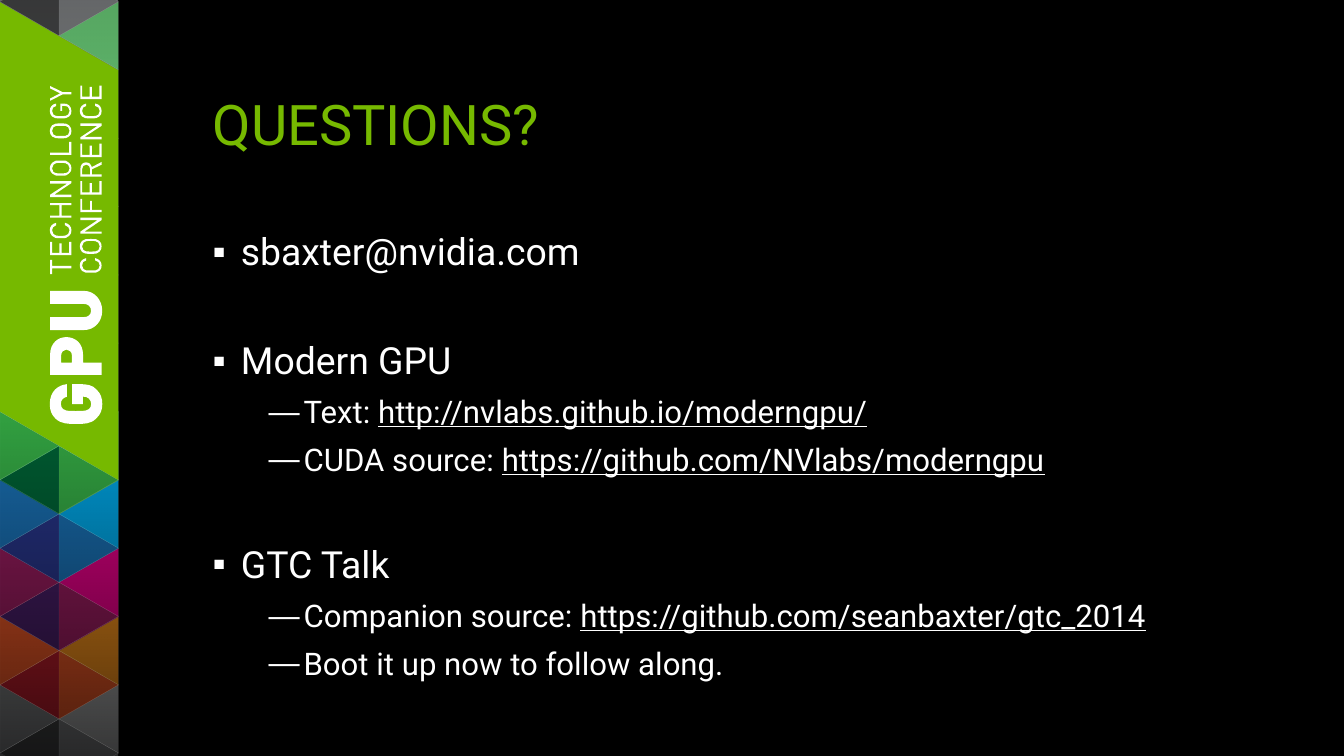
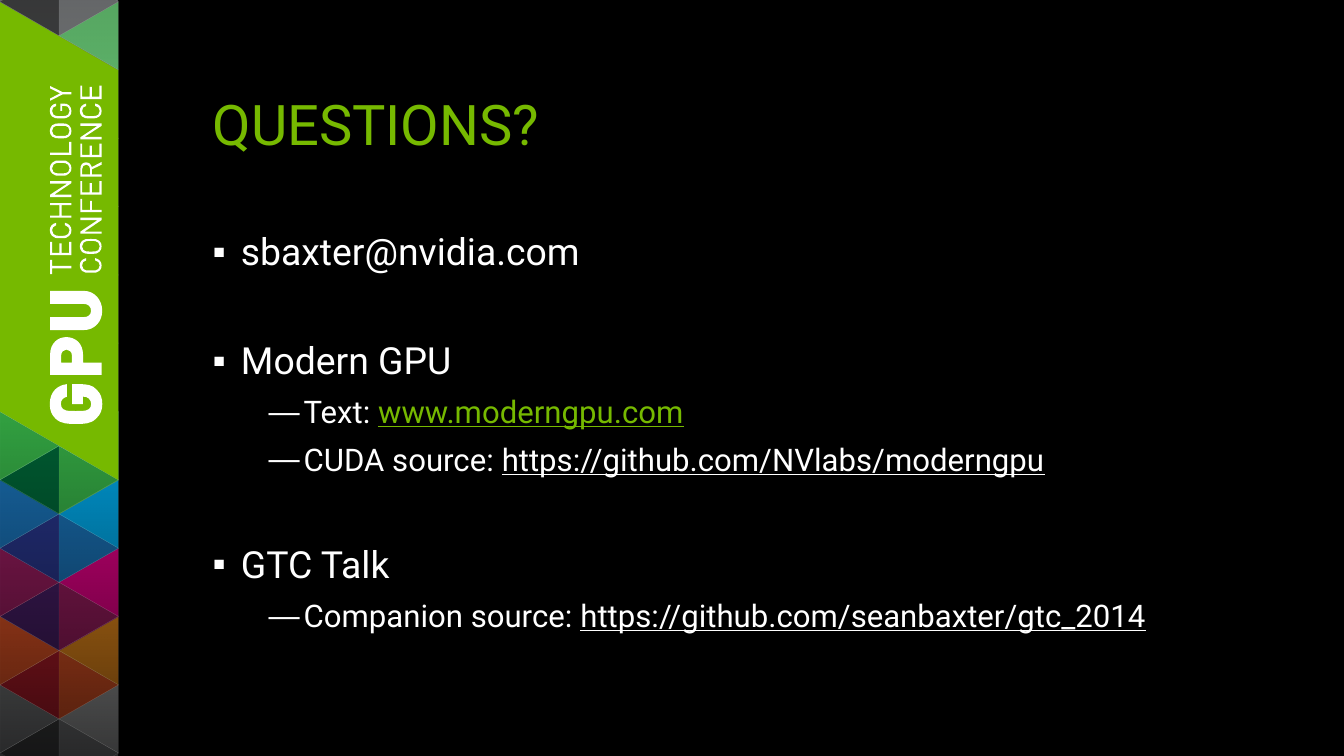
Before and after one commit to seanbaxter/gtc_2014, a slide deck: slide 31 of gtc_2014_sean_baxter.pptx (slide 29 before the commit). Drawn at 1344x756 pixels with LibreOffice and Linux fonts; fonts in the diff are those of the drawing. Boxes give left, top, right and bottom in pixels: in the first picture for what was removed or moved away, otherwise in the second. Text is boxed around its words. In the diff, an @@ line names an element or a change of style, - is before the commit and + after.

```diff
--- a/gtc_2014_sean_baxter.pptx
+++ b/gtc_2014_sean_baxter.pptx
@@ text at (304,399,683,430): text changed; text colour #FFFFFF to #76B900 @@
-  — Text: http://nvlabs.github.io/moderngpu/
+  — Text: www.moderngpu.com
@@ text at (304,651,723,682): paragraph removed @@
-  — Boot it up now to follow along.
```
Also in this commit, not shown: 14 other slides changed, 3 slides added, 1 slide removed.
